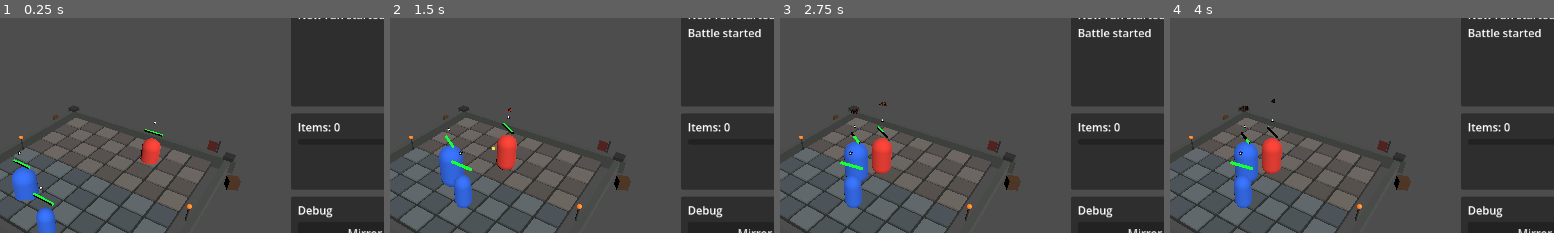
Above: before the commit, frames 1-4 (left to right).
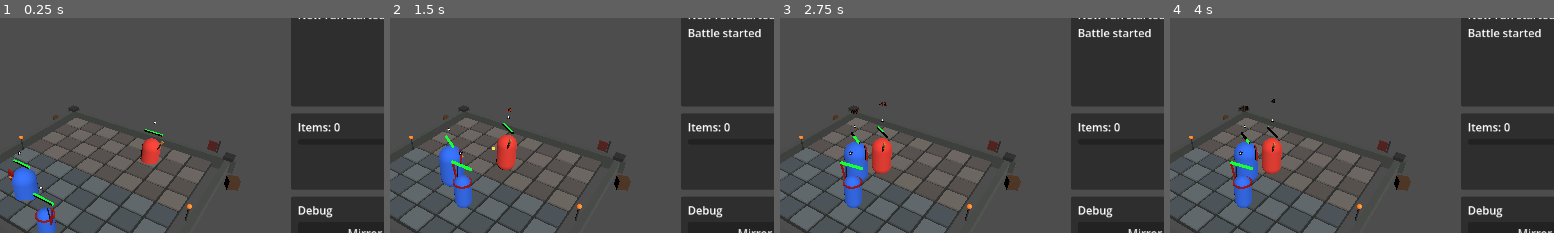
Above: after the commit, the same moments.

Repository: janmgryka-bit/warmarket
Game: Godot game, scene res://scenes/Main.tscn
Two runs of this game, one before a commit and one after it. Both use one fixed random seed, a clock stepped at 60 frames per second and the inputs below.
Inputs:
- Up to frame 1 (0.25 s): no input
- Up to frame 2 (1.5 s): click "Start Battle" at 0.5 s; click "Start Battle" at 1.25 s
- Up to frame 3 (2.75 s): click "Speed: 1x" at 2 s
- Up to frame 4 (4 s): click "Speed: 2x" at 2.75 s; click "Speed: 4x" at 3.5 s
The pictures show only the part of the screen within x 38-88%, y 10-60%; the shares and areas given below are measured in that part.

The runs differ from the first frame. In frame 1, 0.2% of the frame differs, in the area x 2-43%, y 57-97%; in frame 2, 0.2%; in frame 3, 0.2%; in frame 4, 0.2%.

Commit message:
Add simple unit role silhouettes

Diff:
--- a/godot_project/war-market/scripts/unit.gd
+++ b/godot_project/war-market/scripts/unit.gd
@@ -4,6 +4,7 @@
 
 @export var unit_name: String = "Unit"
 @export var team_id: int = 0
+@export var faction: String = "Romans"
 @export var role: String = "Fighter"
 
 var grid_position: Vector2i = Vector2i(-1, -1)
@@ -35,6 +36,7 @@
 	add_to_group("units")
 	apply_team_color()
 	apply_role_shape()
+	apply_visual_attachments()
 	setup_health_bar()
 	update_health_bar()
 	set_star_level(star_level)
@@ -313,6 +315,138 @@
 		_:
 			body_mesh.scale = Vector3(1.0, 1.0, 1.0)
 
+func apply_visual_attachments() -> void:
+	clear_visual_attachments()
+	var attachments := Node3D.new()
+	attachments.name = "VisualAttachments"
+	add_child(attachments)
+
+	add_faction_accent_band(attachments)
+	match role:
+		"Tank":
+			add_shield_attachment(attachments)
+		"Ranged":
+			add_ranged_attachment(attachments)
+		"Fighter":
+			add_weapon_attachment(attachments)
+		_:
+			add_weapon_attachment(attachments)
+
+func clear_visual_attachments() -> void:
+	var existing := get_node_or_null("VisualAttachments")
+	if existing != null:
+		existing.queue_free()
+
+func add_faction_accent_band(parent: Node3D) -> void:
+	var band := MeshInstance3D.new()
+	band.name = "FactionAccentBand"
+	var mesh := CylinderMesh.new()
+	mesh.top_radius = 0.42
+	mesh.bottom_radius = 0.42
+	mesh.height = 0.07
+	mesh.radial_segments = 10
+	band.mesh = mesh
+	band.position = Vector3(0.0, 0.55, 0.0)
+	band.material_override = create_visual_material(get_faction_accent_color())
+	parent.add_child(band)
+
+func add_shield_attachment(parent: Node3D) -> void:
+	var shield := MeshInstance3D.new()
+	shield.name = "ShieldAttachment"
+	var mesh := BoxMesh.new()
+	mesh.size = Vector3(0.5, 0.58, 0.08)
+	shield.mesh = mesh
+	shield.position = Vector3(-0.42, 0.72, 0.34)
+	shield.rotation_degrees = Vector3(0.0, -15.0, 0.0)
+	shield.material_override = create_visual_material(get_faction_accent_color())
+	parent.add_child(shield)
+
+	var boss := MeshInstance3D.new()
+	boss.name = "ShieldBoss"
+	var boss_mesh := SphereMesh.new()
+	boss_mesh.radius = 0.09
+	boss_mesh.height = 0.12
+	boss_mesh.radial_segments = 8
+	boss_mesh.rings = 4
+	boss.mesh = boss_mesh
+	boss.position = shield.position + Vector3(0.0, 0.02, 0.06)
+	boss.material_override = create_visual_material(get_faction_secondary_color())
+	parent.add_child(boss)
+
+func add_weapon_attachment(parent: Node3D) -> void:
+	var handle := MeshInstance3D.new()
+	handle.name = "WeaponHandle"
+	var handle_mesh := BoxMesh.new()
+	handle_mesh.size = Vector3(0.08, 0.72, 0.08)
+	handle.mesh = handle_mesh
+	handle.position = Vector3(0.45, 0.68, 0.18)
+	handle.rotation_degrees = Vector3(0.0, 0.0, -24.0)
+	handle.material_override = create_visual_material(Color(0.22, 0.15, 0.09))
+	parent.add_child(handle)
+
+	var blade := MeshInstance3D.new()
+	blade.name = "WeaponBlade"
+	var blade_mesh := BoxMesh.new()
+	blade_mesh.size = Vector3(0.12, 0.32, 0.06)
+	blade.mesh = blade_mesh
+	blade.position = Vector3(0.58, 1.02, 0.18)
+	blade.rotation_degrees = handle.rotation_degrees
+	blade.material_override = create_visual_material(get_faction_secondary_color())
+	parent.add_child(blade)
+
+func add_ranged_attachment(parent: Node3D) -> void:
+	var staff := MeshInstance3D.new()
+	staff.name = "BowStaffAttachment"
+	var staff_mesh := BoxMesh.new()
+	staff_mesh.size = Vector3(0.07, 0.95, 0.07)
+	staff.mesh = staff_mesh
+	staff.position = Vector3(0.46, 0.78, 0.1)
+	staff.rotation_degrees = Vector3(0.0, 0.0, -10.0)
+	staff.material_override = create_visual_material(get_faction_accent_color())
+	parent.add_child(staff)
+
+	var string := MeshInstance3D.new()
+	string.name = "BowStringAttachment"
+	var string_mesh := BoxMesh.new()
+	string_mesh.size = Vector3(0.035, 0.82, 0.035)
+	string.mesh = string_mesh
+	string.position = Vector3(0.34, 0.78, 0.1)
+	string.rotation_degrees = Vector3(0.0, 0.0, 8.0)
+	string.material_override = create_visual_material(Color(0.08, 0.07, 0.06))
+	parent.add_child(string)
+
+func get_faction_accent_color() -> Color:
+	match faction:
+		"Romans":
+			return Color(0.68, 0.08, 0.06)
+		"Vikings":
+			return Color(0.17, 0.25, 0.34)
+		"Slavs":
+			return Color(0.24, 0.38, 0.2)
+		"Mongols":
+			return Color(0.68, 0.48, 0.2)
+		_:
+			return Color(0.42, 0.42, 0.38)
+
+func get_faction_secondary_color() -> Color:
+	match faction:
+		"Romans":
+			return Color(0.78, 0.55, 0.22)
+		"Vikings":
+			return Color(0.36, 0.42, 0.48)
+		"Slavs":
+			return Color(0.38, 0.27, 0.14)
+		"Mongols":
+			return Color(0.86, 0.66, 0.3)
+		_:
+			return Color(0.55, 0.55, 0.5)
+
+func create_visual_material(color: Color) -> StandardMaterial3D:
+	var material := StandardMaterial3D.new()
+	material.albedo_color = color
+	material.roughness = 0.72
+	return material
+
 func set_star_level(value: int) -> void:
 	star_level = value
 	if star_label != null:
